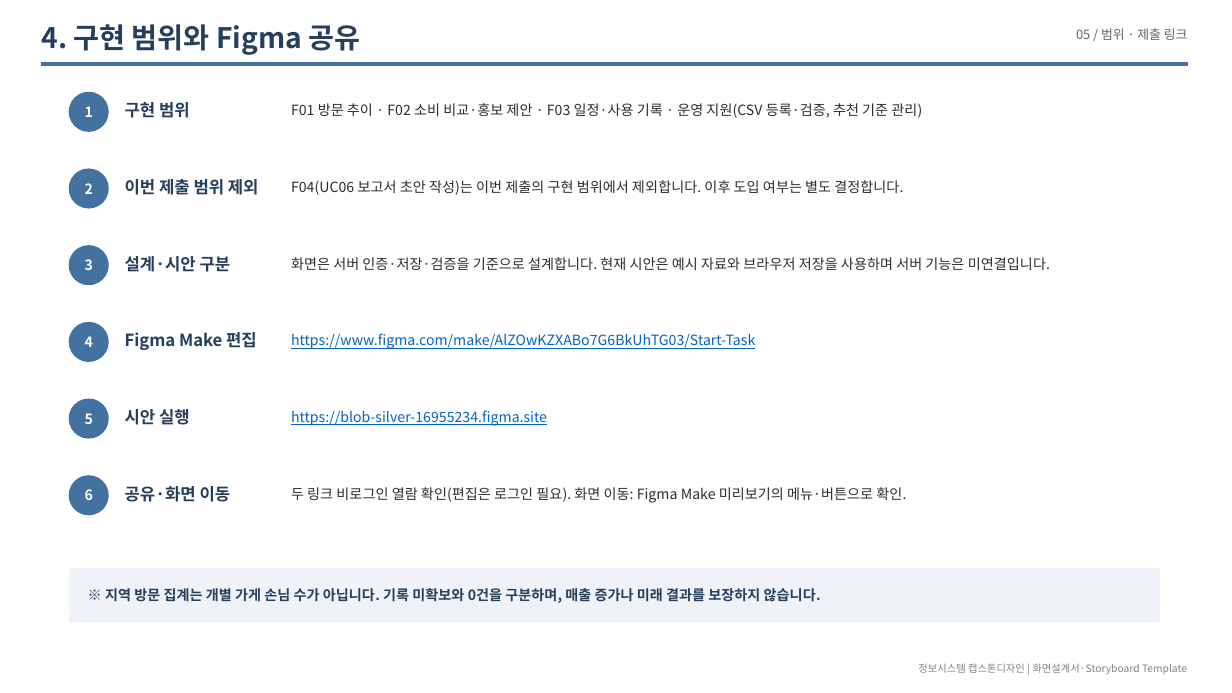
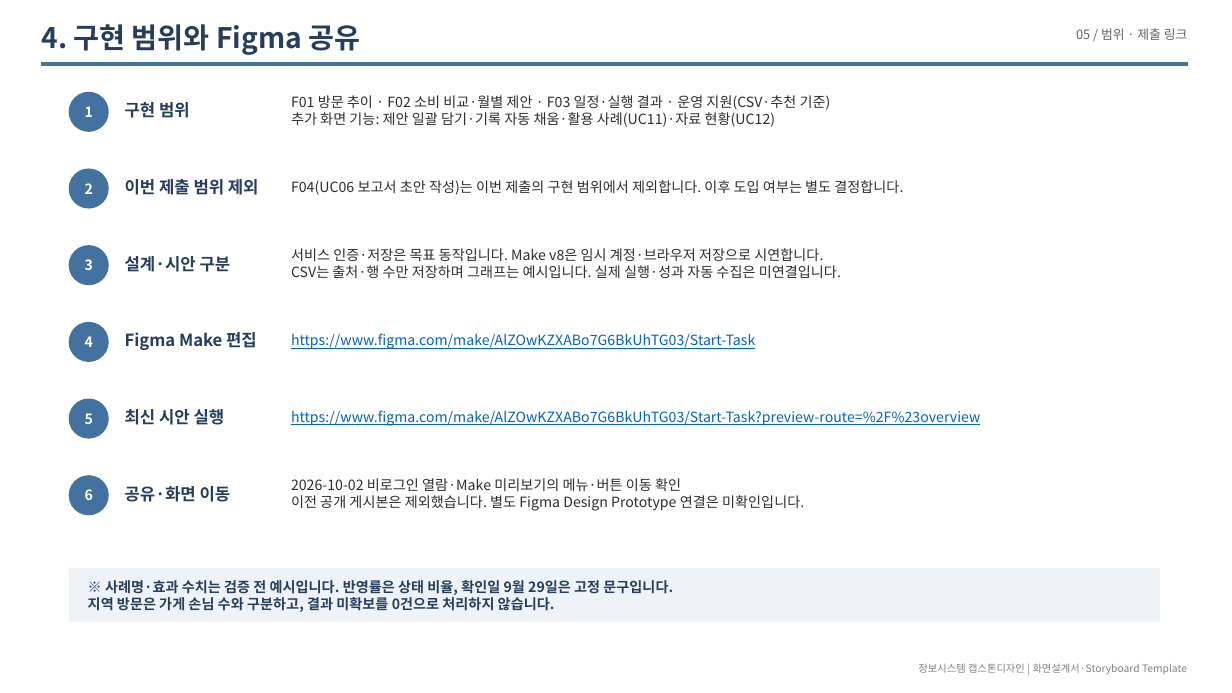
Before and after one commit to LSB-afk/-Information-Systems-Capstone-Design, a slide deck: slide 31 of 00_제출/Red 화면설계서_20260927.pptx (slide 29 before the commit). Drawn at 1232x693 pixels with LibreOffice and Linux fonts; fonts in the diff are those of the drawing. Boxes give left, top, right and bottom in pixels: in the first picture for what was removed or moved away, otherwise in the second. Text is boxed around its words. In the diff, an @@ line names an element or a change of style, - is before the commit and + after.

```diff
--- a/00_제출/Red 화면설계서_20260927.pptx
+++ b/00_제출/Red 화면설계서_20260927.pptx
@@ text at [291, 95, 831, 127]: text changed @@
-F01 방문 추이 · F02 소비 비교·홍보 제안 · F03 일정·사용 기록 · 운영 지원(CSV 등록·검증, 추천 기준 관리)
+F01 방문 추이 · F02 소비 비교·월별 제안 · F03 일정·실행 결과 · 운영 지원(CSV·추천 기준)
+추가 화면 기능: 제안 일괄 담기·기록 자동 채움·활용 사례(UC11)·자료 현황(UC12)
@@ text at [291, 248, 841, 278]: text changed @@
-화면은 서버 인증·저장·검증을 기준으로 설계합니다. 현재 시안은 예시 자료와 브라우저 저장을 사용하며 서버 기능은 미연결입니다.
+서비스 인증·저장은 목표 동작입니다. Make v8은 임시 계정·브라우저 저장으로 시연합니다.
+CSV는 출처·행 수만 저장하며 그래프는 예시입니다. 실제 실행·성과 자동 수집은 미연결입니다.
@@ text at [125, 409, 225, 425]: text changed @@
-시안 실행
+최신 시안 실행
@@ text at [291, 410, 980, 426]: text changed @@
-https://blob-silver-16955234.figma.site
+https://www.figma.com/make/AlZOwKZXABo7G6BkUhTG03/Start-Task?preview-route=%2F%23overview
@@ text at [291, 478, 804, 511]: text changed @@
-두 링크 비로그인 열람 확인(편집은 로그인 필요). 화면 이동: Figma Make 미리보기의 메뉴·버튼으로 확인.
+2026-10-02 비로그인 열람·Make 미리보기의 메뉴·버튼 이동 확인
+이전 공개 게시본은 제외했습니다. 별도 Figma Design Prototype 연결은 미확인입니다.
@@ text at [88, 580, 673, 612]: text changed @@
-※ 지역 방문 집계는 개별 가게 손님 수가 아닙니다. 기록 미확보와 0건을 구분하며, 매출 증가나 미래 결과를 보장하지 않습니다.
+※ 사례명·효과 수치는 검증 전 예시입니다. 반영률은 상태 비율, 확인일 9월 29일은 고정 문구입니다.
+지역 방문은 가게 손님 수와 구분하고, 결과 미확보를 0건으로 처리하지 않습니다.
```
Also in this commit, not shown: 28 other slides changed, 2 slides added, 7 other files.
